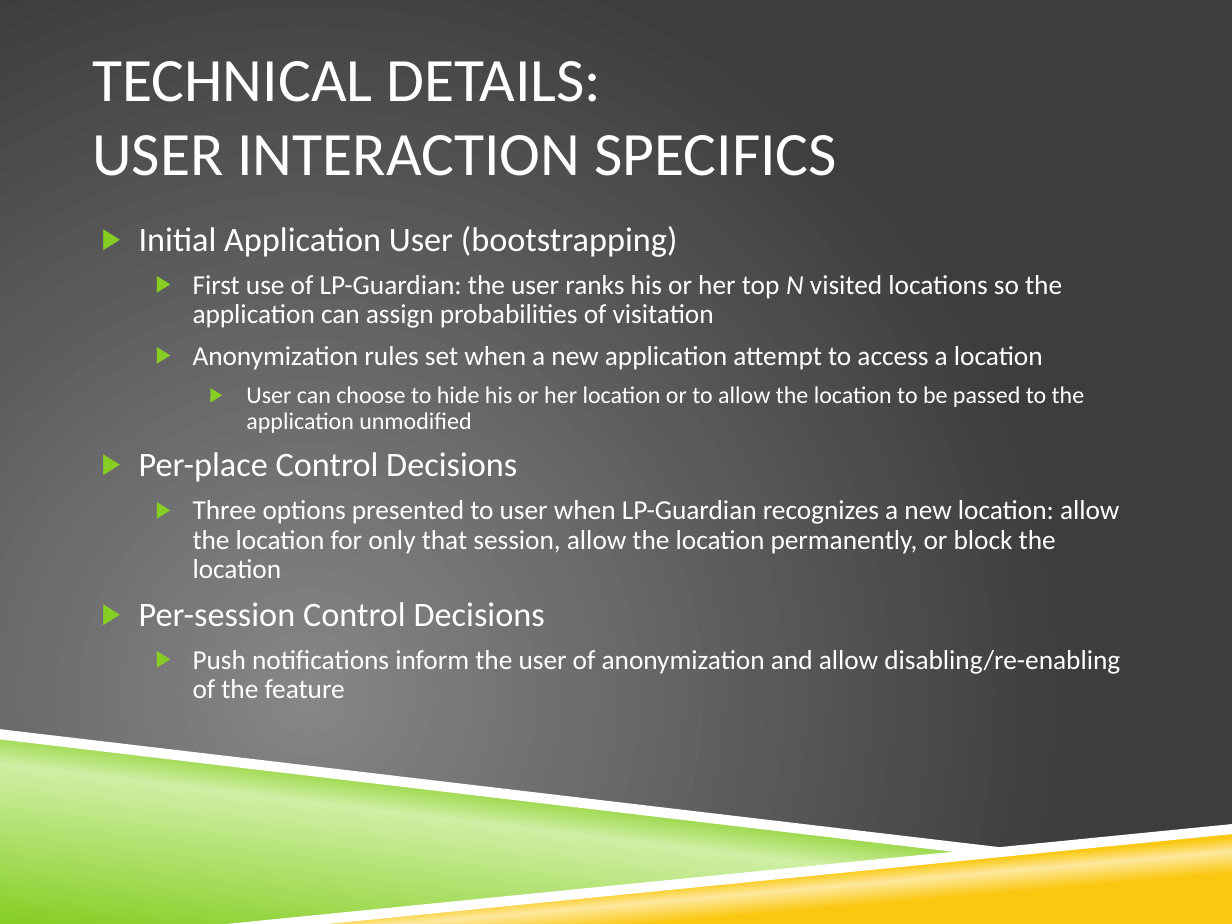
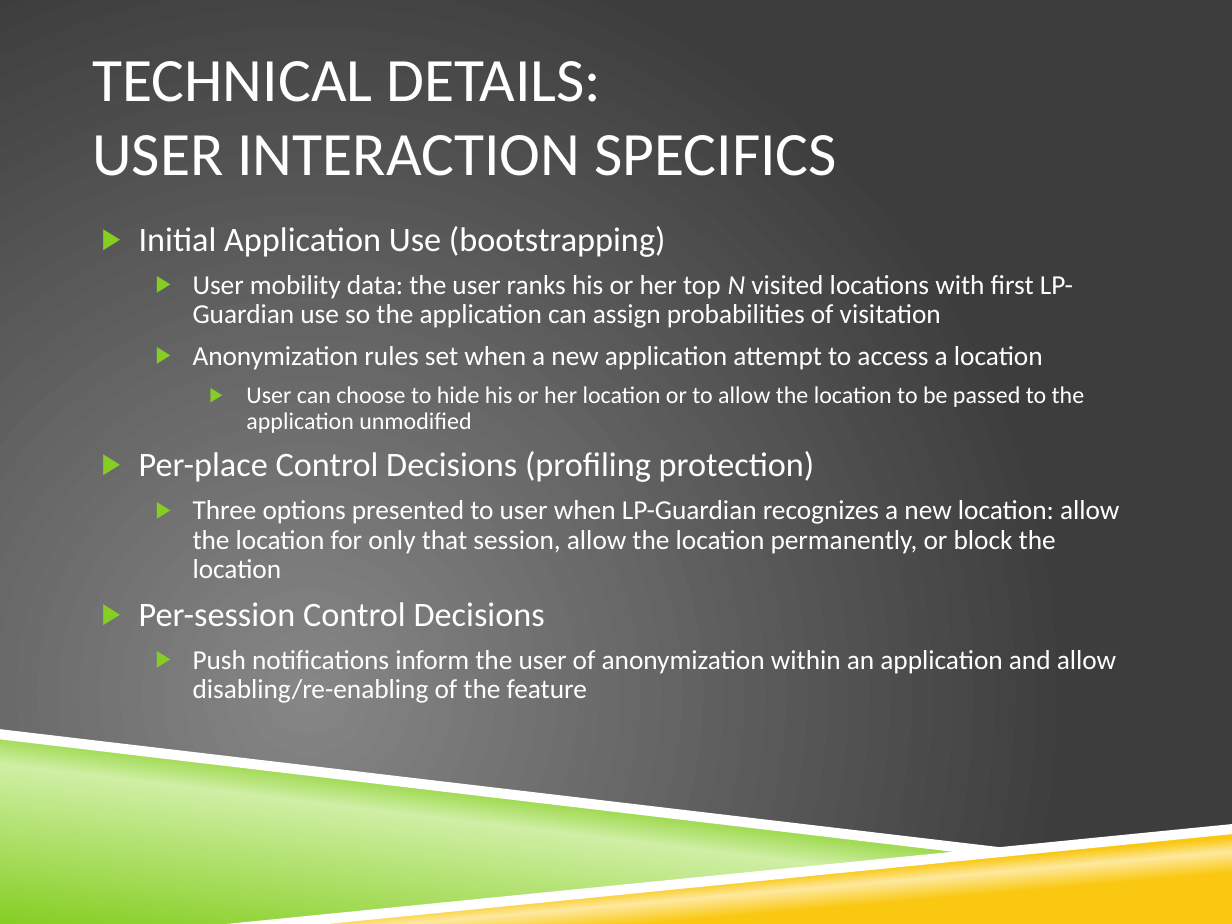
Before and after one commit to vfasburg/cse_825, a slide deck: slide 13 of PaperPresentation/Paper_Presentation_Fasburg_Reiff_Thomas.pptx (slide 12 before the commit). Drawn at 1232x924 pixels with LibreOffice and Linux fonts; fonts in the diff are those of the drawing; background and template pictures are left out. Boxes give left, top, right and bottom in pixels: in the first picture for what was removed or moved away, otherwise in the second. Text is boxed around its words. In the diff, an @@ line names an element or a change of style, - is before the commit and + after.

```diff
--- a/PaperPresentation/Paper_Presentation_Fasburg_Reiff_Thomas.pptx
+++ b/PaperPresentation/Paper_Presentation_Fasburg_Reiff_Thomas.pptx
@@ text at box(139, 226, 1073, 328): text changed @@
-▶ Initial Application User (bootstrapping)
-  ▶ First use of LP-Guardian: the user ranks his or her top N visited locations so the application can assign probabilities of visitation
+▶ Initial Application Use (bootstrapping)
+  ▶ User mobility data: the user ranks his or her top N visited locations with first LP-Guardian use so the application can assign probabilities of visitation
@@ text at box(139, 451, 815, 482): text changed @@
-▶ Per-place Control Decisions
+▶ Per-place Control Decisions (profiling protection)
@@ text at box(193, 650, 1116, 703): text changed @@
-  ▶ Push notifications inform the user of anonymization and allow disabling/re-enabling of the feature
+  ▶ Push notifications inform the user of anonymization within an application and allow disabling/re-enabling of the feature
```
Also in this commit, not shown: 3 other slides changed, 1 slide added.
